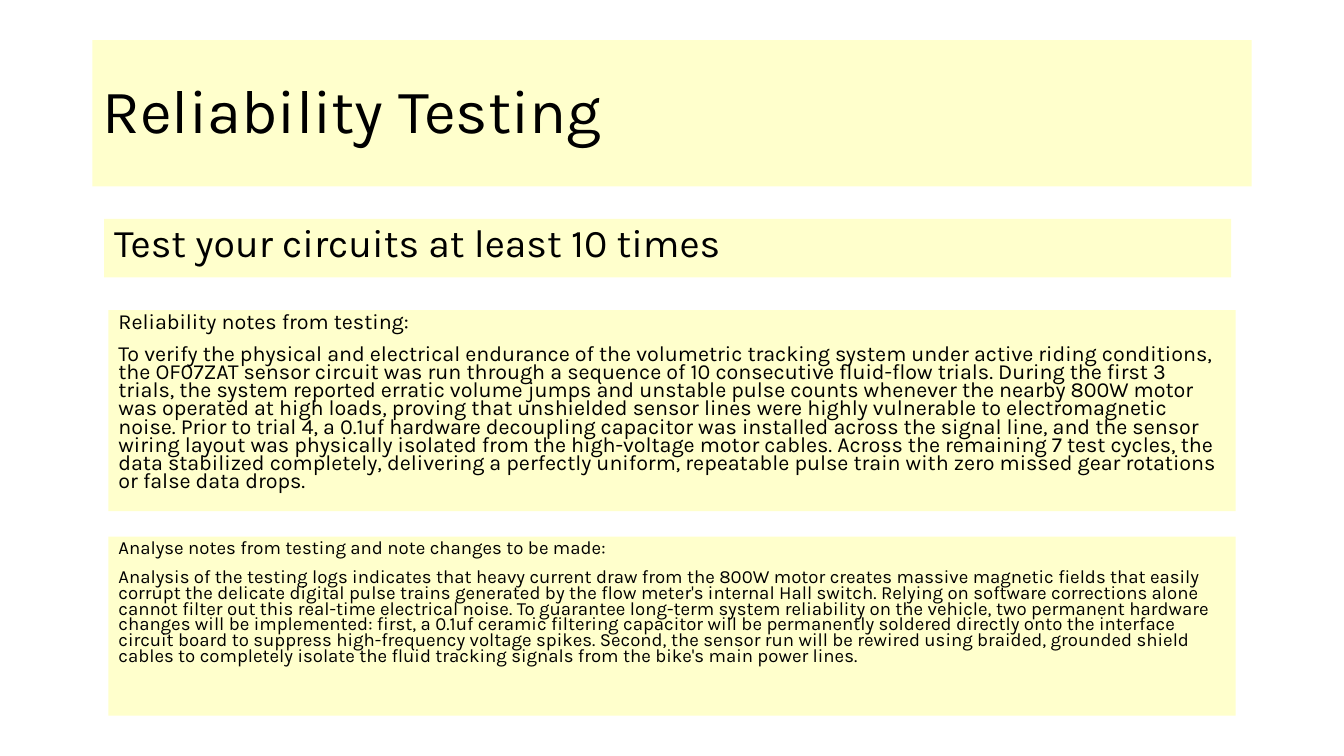
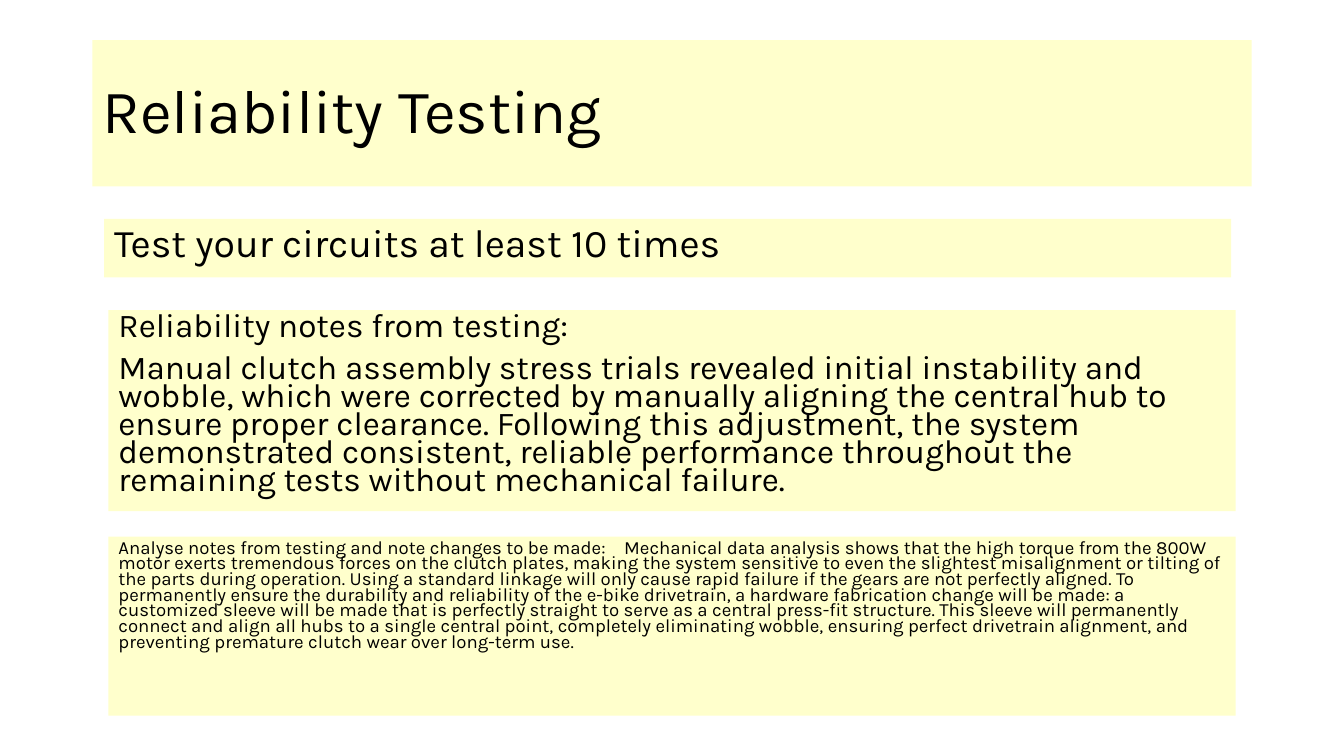
Before and after one commit to Heinrich70/Heinrich-13-Di-70cc-hybrid-pitbike, a slide deck: slide 21 of AS91904 Electronics Heinrich Venter.pptx. Drawn at 1344x756 pixels with LibreOffice and Linux fonts; fonts in the diff are those of the drawing. Boxes give left, top, right and bottom in pixels: in the first picture for what was removed or moved away, otherwise in the second. Text is boxed around its words. In the diff, an @@ line names an element or a change of style, - is before the commit and + after.

Commit message:
26/05/26

```diff
--- a/AS91904 Electronics Heinrich Venter.pptx
+++ b/AS91904 Electronics Heinrich Venter.pptx
@@ text in rectangle at (118,307,568,345): size 15.4 to 23.8 pt in "Reliability notes from testing:" @@
@@ text in rectangle at (118,356,1167,499): text changed; size 15.4 to 23.8 pt @@
-To verify the physical and electrical endurance of the volumetric tracking system under active riding conditions, the OF07ZAT sensor circuit was run through a sequence of 10 consecutive fluid-flow trials. During the first 3 trials, the system reported erratic volume jumps and unstable pulse counts whenever the nearby 800W motor was operated at high loads, proving that unshielded sensor lines were highly vulnerable to electromagnetic noise. Prior to trial 4, a 0.1uf hardware decoupling capacitor was installed across the signal line, and the sensor wiring layout was physically isolated from the high-voltage motor cables. Across the remaining 7 test cycles, the data stabilized completely, delivering a perfectly uniform, repeatable pulse train with zero missed gear rotations or false data drops.
+Manual clutch assembly stress trials revealed initial instability and wobble, which were corrected by manually aligning the central hub to ensure proper clearance. Following this adjustment, the system demonstrated consistent, reliable performance throughout the remaining tests without mechanical failure.
@@ text in rectangle at (118,541,1221,653): text changed @@
-Analyse notes from testing and note changes to be made:
-Analysis of the testing logs indicates that heavy current draw from the 800W motor creates massive magnetic fields that easily corrupt the delicate digital pulse trains generated by the flow meter's internal Hall switch. Relying on software corrections alone cannot filter out this real-time electrical noise. To guarantee long-term system reliability on the vehicle, two permanent hardware changes will be implemented: first, a 0.1uf ceramic filtering capacitor will be permanently soldered directly onto the interface circuit board to suppress high-frequency voltage spikes. Second, the sensor run will be rewired using braided, grounded shield cables to completely isolate the fluid tracking signals from the bike's main power lines.
+Analyse notes from testing and note changes to be made: Mechanical data analysis shows that the high torque from the 800W motor exerts tremendous forces on the clutch plates, making the system sensitive to even the slightest misalignment or tilting of the parts during operation. Using a standard linkage will only cause rapid failure if the gears are not perfectly aligned. To permanently ensure the durability and reliability of the e-bike drivetrain, a hardware fabrication change will be made: a customized sleeve will be made that is perfectly straight to serve as a central press-fit structure. This sleeve will permanently connect and align all hubs to a single central point, completely eliminating wobble, ensuring perfect drivetrain alignment, and preventing premature clutch wear over long-term use.
```
Also in this commit, not shown: 7 other slides changed.
